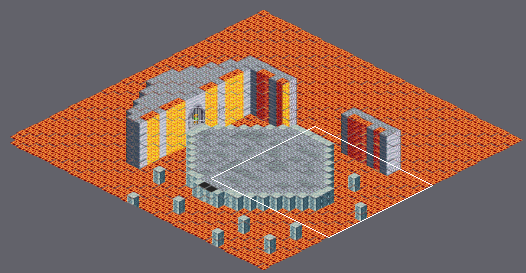
Level history. Tiled map: Final_Fantasy_Mystery_World/Game/assets/maps/Quest2_Boss.tmx. Above: a wide view before the commit, with the close-up outlined.
Close-up. As it was:
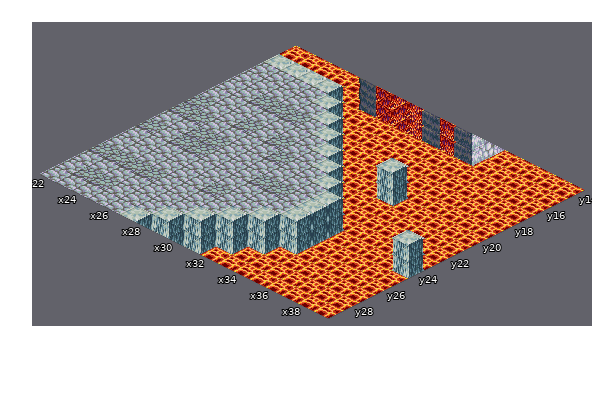
Cells are 32x16 px. Isometric: x runs down to the right, y down to the left. Shown: x 22..39, y 14..29. The commit also changed other parts of the map, which this record leaves out.
The result:
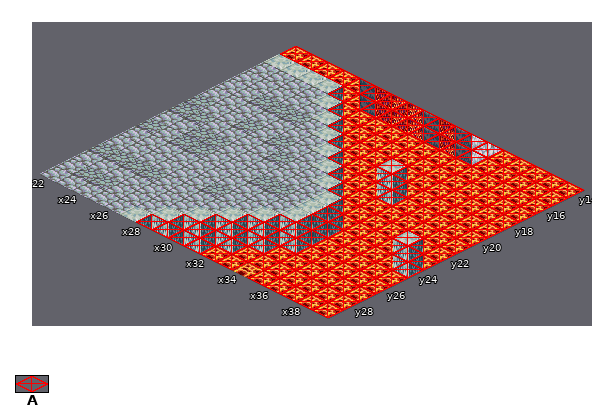
Key: from "ques2_tileset": A 6.
_ is an empty cell, . an unchanged one.
Tiles of an added or newly shown layer are drawn over the layers below it.
Edits made:
--- layer "Collider" (now shown)
@@ x 22..39 @@
-14 __________________
-15 ....______________
-16 ....._____________
-17 ......____________
-18 .......___________
-19 ........__________
-20 ........._________
-21 ..........________
-22 ..........._______
-23 ..........._______
-24 ..........._______
-25 ..........________
-26 ........._________
-27 ........__________
-28 .......___________
-29 ......______._____
+14 AAAAAAAAAAAAAAAAAA
+15 ....AAAAAAAAAAAAAA
+16 .....AAAAAAAAAAAAA
+17 ......AAAAAAAAAAAA
+18 .......AAAAAAAAAAA
+19 ........AAAAAAAAAA
+20 .........AAAAAAAAA
+21 ..........AAAAAAAA
+22 ...........AAAAAAA
+23 ...........AAAAAAA
+24 ...........AAAAAAA
+25 ..........AAAAAAAA
+26 .........AAAAAAAAA
+27 ........AAAAAAAAAA
+28 .......AAAAAAAAAAA
+29 ......AAAAAA.AAAAA
Boxes around the changes in both close-ups, in picture pixels (x1, y1, x2, y2):
added: (136, 46, 584, 318)
